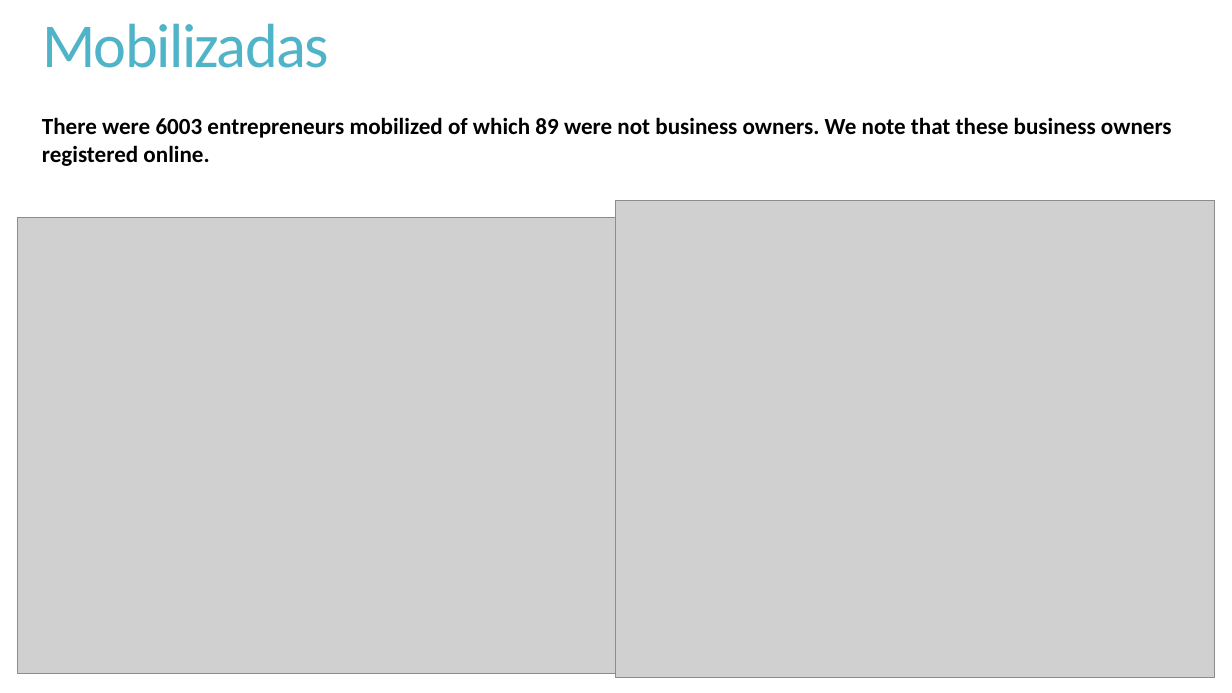
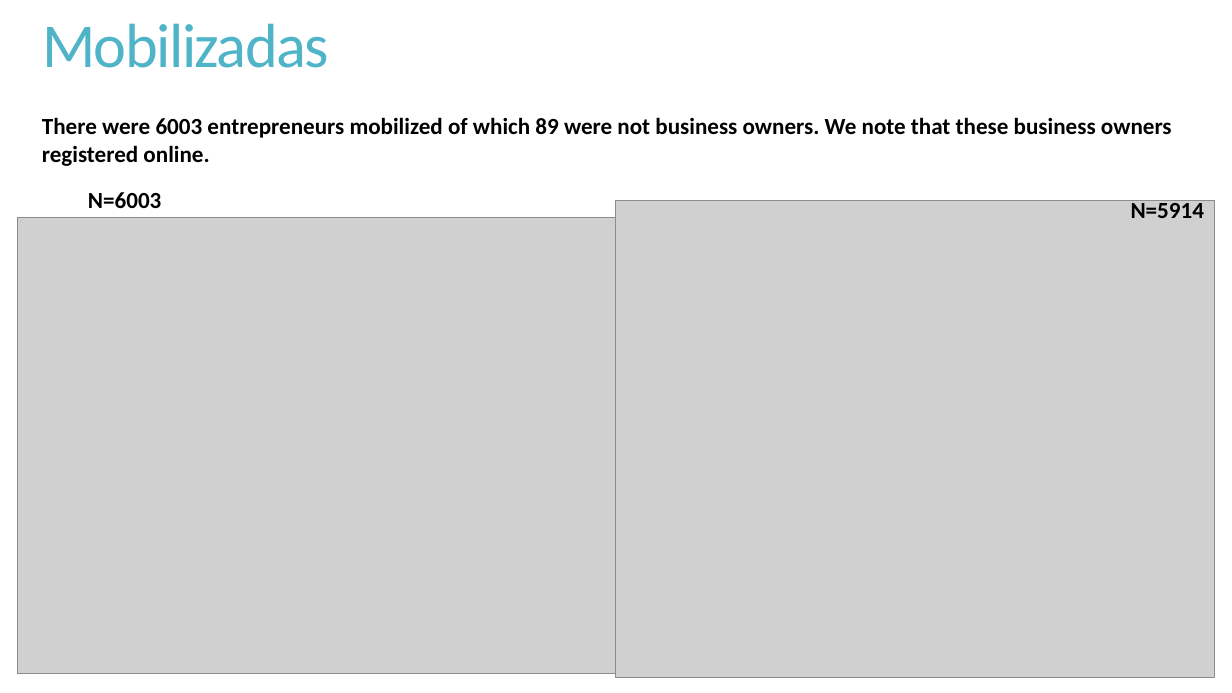
Before and after one commit to nhanombedercio/Realiza, a slide deck: slide 4 of Report_REALIZA_Entrepreneurs profile from Mobilization.pptx. Drawn at 1232x693 pixels with LibreOffice and Linux fonts; fonts in the diff are those of the drawing; grey boxes stand for pictures. Boxes give left, top, right and bottom in pixels: in the first picture for what was removed or moved away, otherwise in the second. Text is boxed around its words. In the diff, an @@ line names an element or a change of style, - is before the commit and + after.

```diff
--- a/Report_REALIZA_Entrepreneurs profile from Mobilization.pptx
+++ b/Report_REALIZA_Entrepreneurs profile from Mobilization.pptx
@@ text added at <box>88,192,161,208</box>, 18 pt, text #000000, bold @@
+N=6003
@@ text added at <box>1131,198,1204,218</box>, 18 pt, text #000000, bold @@
+N=5914
```
Also in this commit, not shown: 1 other slide changed, 2 slides added, 1 slide removed, 6 other files.
